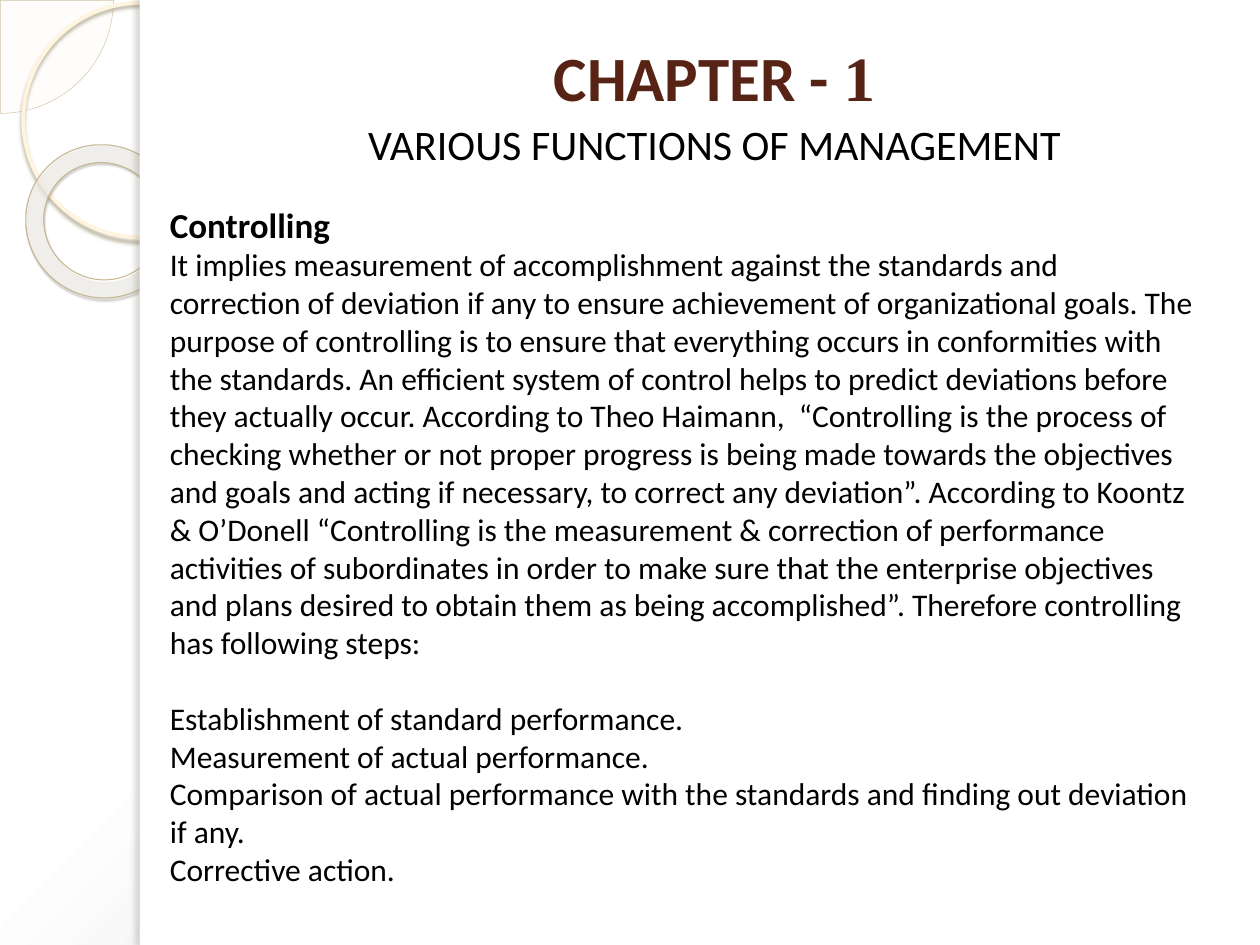
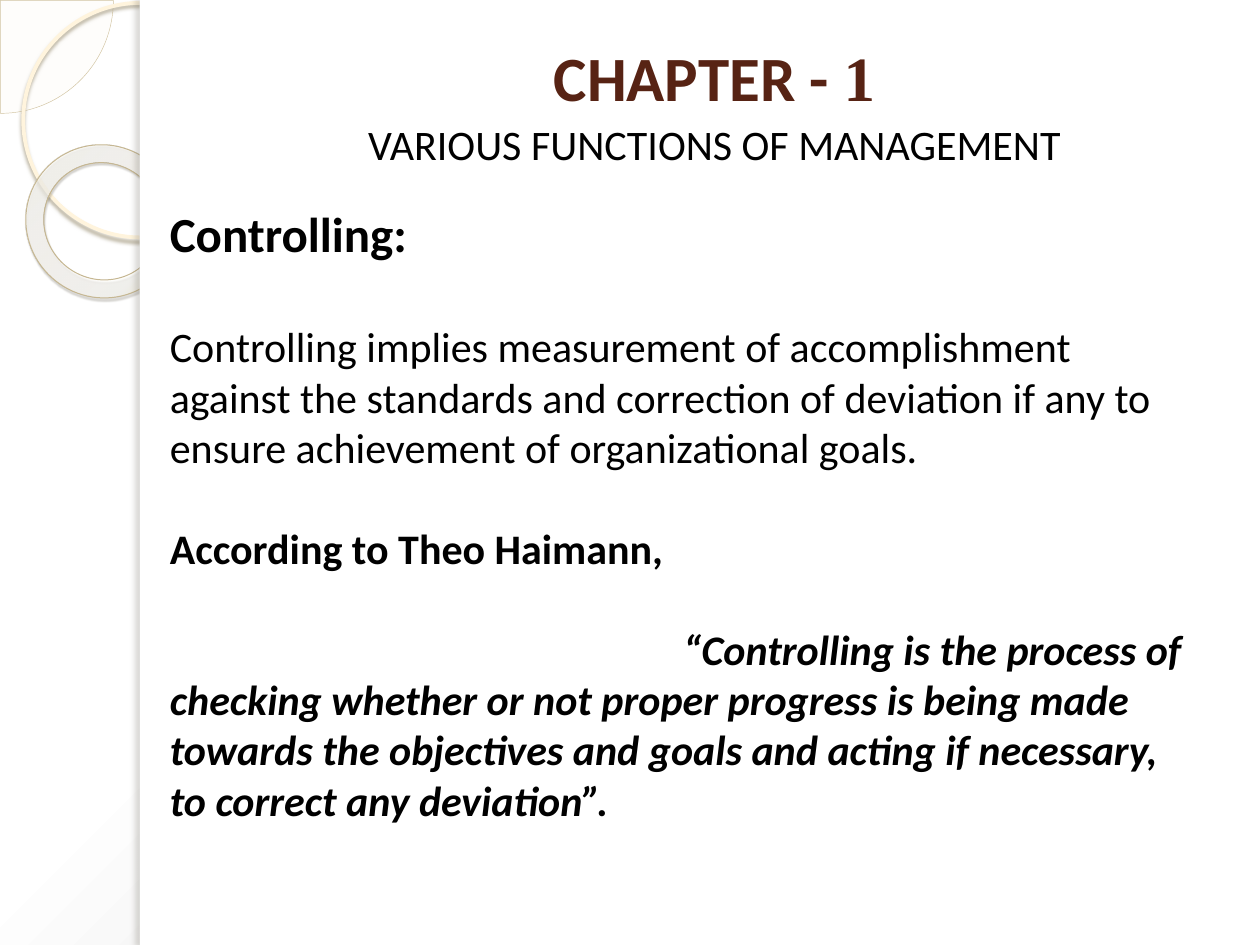
Before and after one commit to pankajgautam307/notes_2026, a slide deck: slide 29 of BOM/Presentation Ch-1.pptx (slide 23 before the commit). Drawn at 1260x945 pixels with LibreOffice and Linux fonts; fonts in the diff are those of the drawing. Boxes give left, top, right and bottom in pixels: in the first picture for what was removed or moved away, otherwise in the second. Text is boxed around its words. In the diff, an @@ line names an element or a change of style, - is before the commit and + after.

```diff
--- a/BOM/Presentation Ch-1.pptx
+++ b/BOM/Presentation Ch-1.pptx
@@ text at bbox=[170, 217, 1181, 823]: text changed; size 18 to 24 pt; bold on @@
-Controlling
-It implies measurement of accomplishment against the standards and correction of deviation if any to ensure achievement of organizational goals. The purpose of controlling is to ensure that everything occurs in conformities with the standards. An efficient system of control helps to predict deviations before they actually occur. According to Theo Haimann, “Controlling is the process of checking whether or not proper progress is being made towards the objectives and goals and acting if necessary, to correct any deviation”. According to Koontz & O’Donell “Controlling is the measurement & correction of performance activities of subordinates in order to make sure that the enterprise objectives and plans desired to obtain them as being accomplished”. Therefore controlling has following steps:
-Establishment of standard performance.
-Measurement of actual performance.
-Comparison of actual performance with the standards and finding out deviation if any.
-Corrective action.
+Controlling:
+Controlling implies measurement of accomplishment against the standards and correction of deviation if any to ensure achievement of organizational goals.
+According to Theo Haimann,
+“Controlling is the process of checking whether or not proper progress is being made towards the objectives and goals and acting if necessary, to correct any deviation”.
```
Also in this commit, not shown: 11 other slides changed, 10 slides added, 2 other files.
